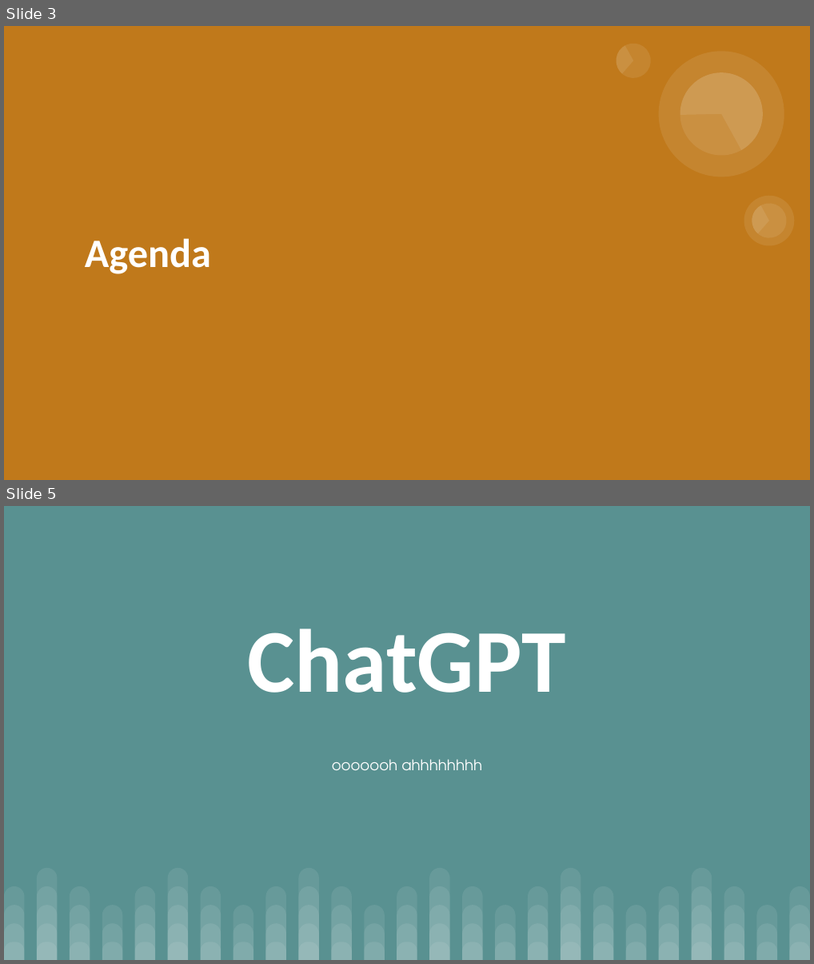
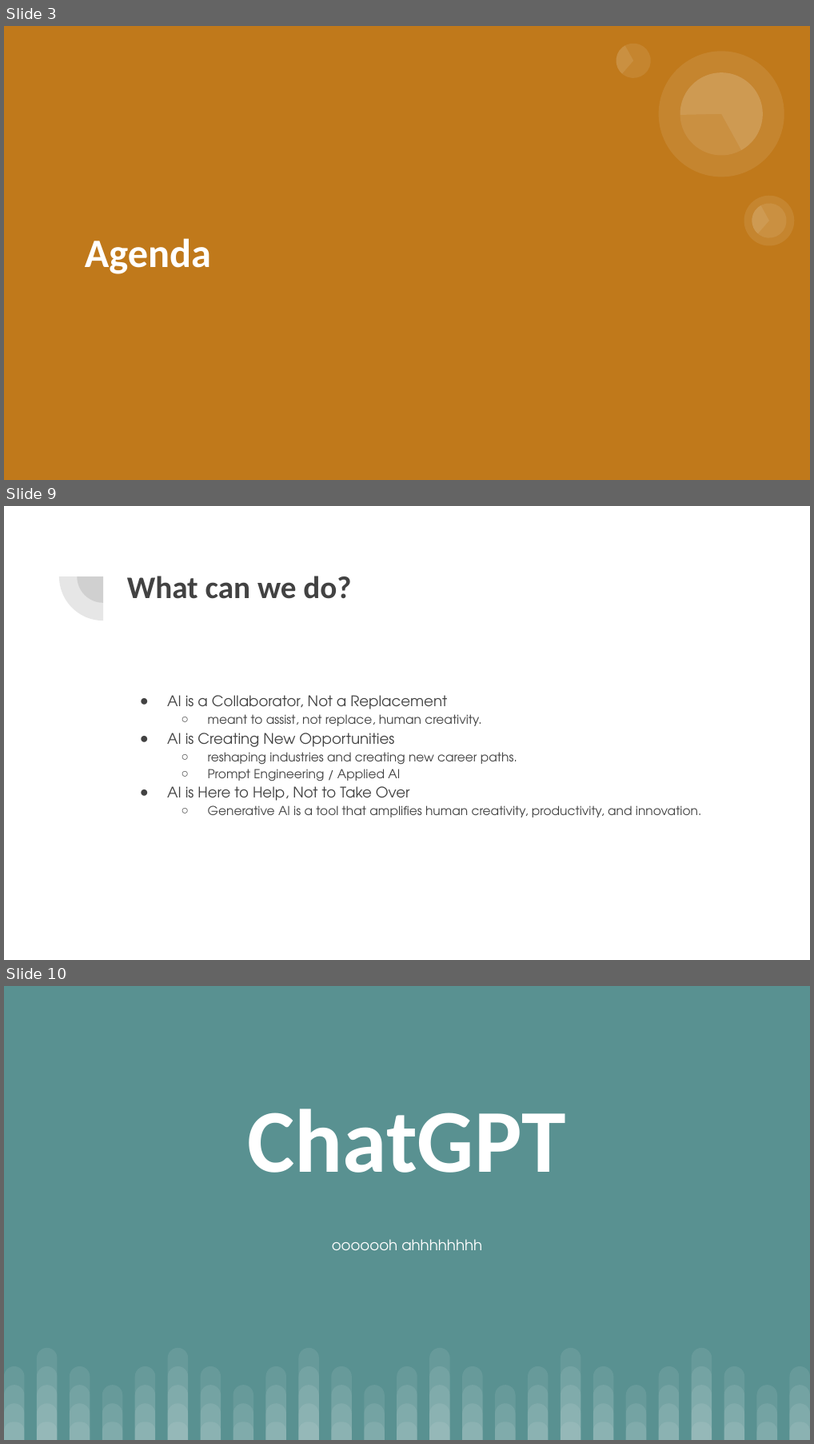
Before and after one commit to aacayanan/chatbot-workshop-mesacs, a slide deck: AI Chatbot Workshop.pptx. Shown one above the other, each under a label of ours: slides 3 and 5 before the commit, slides 3, 9 and 10 after it; the slides between them are not shown. The pictures are 814x964 and 814x1444 pixels, drawn with LibreOffice and Linux fonts; fonts in the diff are those of the drawing. Boxes give left, top, right and bottom in pixels: in the first picture for what was removed or moved away, otherwise in the second. Text is boxed around its words. In the diff, an @@ line names an element or a change of style, - is before the commit and + after.

```diff
--- a/AI Chatbot Workshop.pptx
+++ b/AI Chatbot Workshop.pptx
@@ slide 9 added at (4,506,810,960), background #FFFFFF @@
@@ pie slice (boxed as its full ellipse) added at (59,532,146,620), fill #424242 at 13% opacity @@
@@ pie slice (boxed as its full ellipse) added at (78,550,130,603), fill #424242 at 13% opacity @@
@@ title added at (127,576,351,599), 28 pt, text #424242, bold @@
+What can we do?
@@ text added at (167,695,702,817), 11 pt, text #424242 @@
+● AI is a Collaborator, Not a Replacement
+  ○ meant to assist, not replace, human creativity.
+● AI is Creating New Opportunities
+  ○ reshaping industries and creating new career paths.
+  ○ Prompt Engineering / Applied AI
+● AI is Here to Help, Not to Take Over
+  ○ Generative AI is a tool that amplifies human creativity, productivity, and innovation.
@@ what was slide 5 is now slide 10 @@
```
Also in this commit, not shown: 3 slides changed, 7 other slides added, 3 slides removed.
